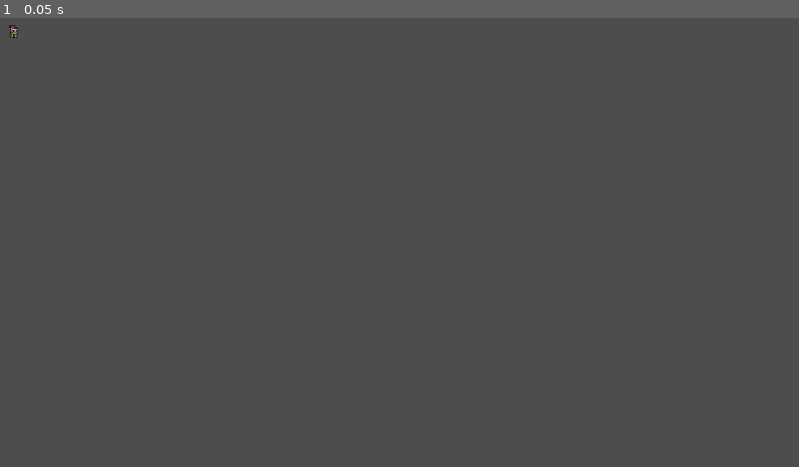
Above: before the commit, frame 1.
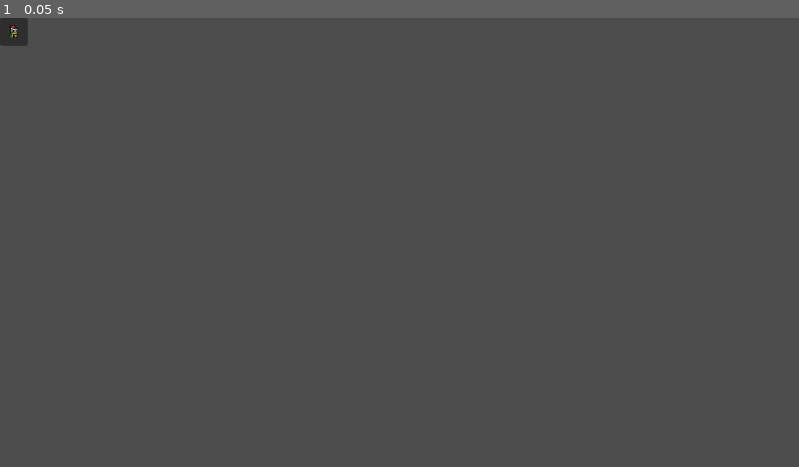
Above: after the commit, the same moment.

Repository: IES-Rafael-Alberti/GameOff2024RogueLab
Game: Godot game, scene res://scenes/prueva_movimiento.tscn
Two runs of this game, one before a commit and one after it. Both use one fixed random seed, a clock stepped at 60 frames per second and the inputs below.
Inputs:
- Up to frame 1 (0.05 s): no input

The runs differ from the first frame. In frame 1, 0.2% of the frame differs, in the area x 0-4%, y 0-7%.

Commit message:
Canvas Manager init

Diff:
--- a/scenes/prueva_movimiento.tscn
+++ b/scenes/prueva_movimiento.tscn
@@ -1,8 +1,14 @@
-[gd_scene load_steps=2 format=3 uid="uid://dqq6shoxeay2t"]
+[gd_scene load_steps=3 format=3 uid="uid://dqq6shoxeay2t"]
 
 [ext_resource type="PackedScene" uid="uid://bumaujc3plt5v" path="res://scenes/jugador.tscn" id="1_pxey0"]
+[ext_resource type="Script" path="res://scripts/CanvasManager.gd" id="2_jw1im"]
 
 [node name="prueva movimiento" type="Node2D"]
 
 [node name="jugador" parent="." instance=ExtResource("1_pxey0")]
 position = Vector2(20, 29)
+
+[node name="Canvas" type="PanelContainer" parent="."]
+offset_right = 40.0
+offset_bottom = 40.0
+script = ExtResource("2_jw1im")
--- /dev/null
+++ b/scripts/CanvasManager.gd
@@ -0,0 +1,17 @@
+extends PanelContainer
+
+var glitch_tv_effect:bool
+var vignet_effect:bool
+var vignet_effect_amount:int
+
+func glich_tv_effect_enable():
+	pass
+
+func vignet_effect_enable(amount: int):
+	pass
+
+func glitch_tv_disable():
+	pass
+
+func vignet_effect_disable():
+	pass
